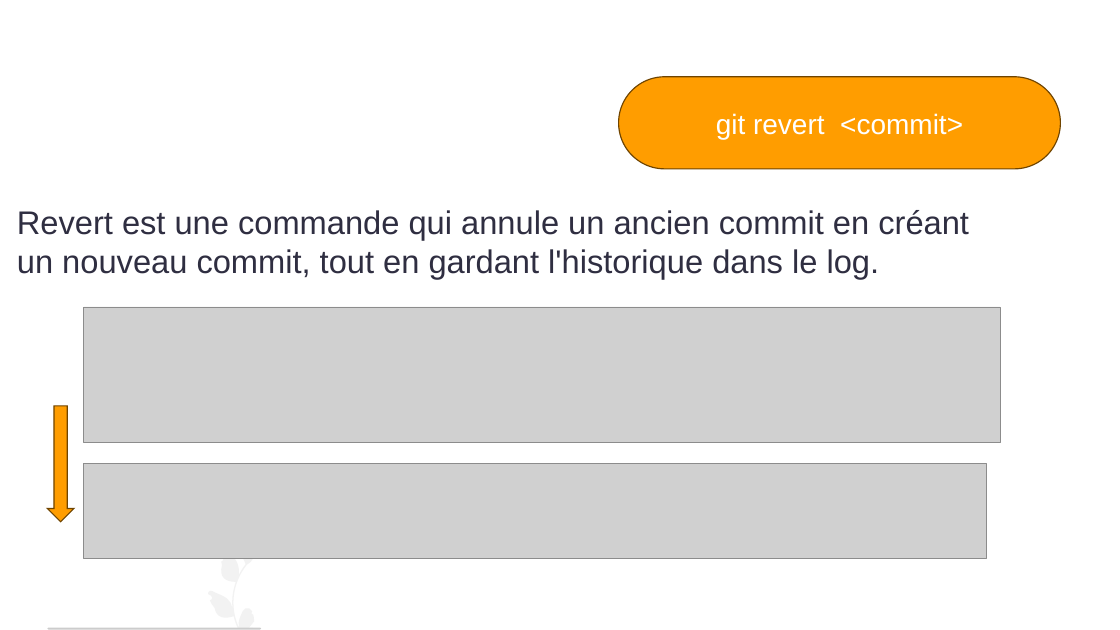
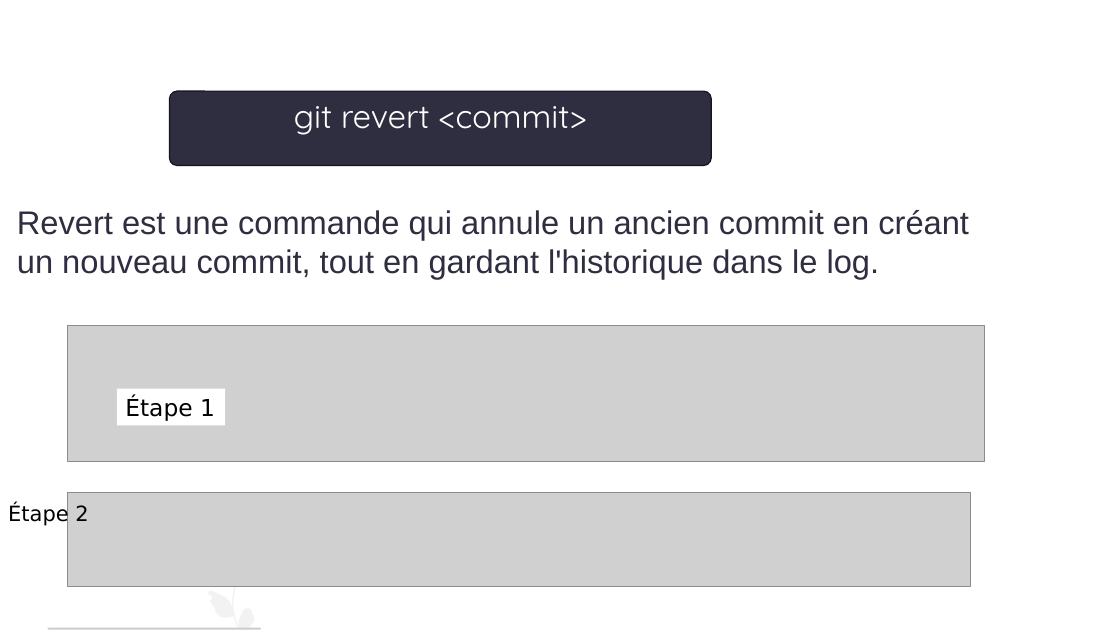
Before and after one commit to AbdessamadAbdaoui/Presentation_Git, a slide deck: slide 12 of presentation_Git.pptx. Drawn at 1120x630 pixels with LibreOffice and Linux fonts; fonts in the diff are those of the drawing; grey boxes stand for pictures. Boxes give left, top, right and bottom in pixels: in the first picture for what was removed or moved away, otherwise in the second. Text is boxed around its words. In the diff, an @@ line names an element or a change of style, - is before the commit and + after.

```diff
--- a/presentation_Git.pptx
+++ b/presentation_Git.pptx
@@ rounded rectangle "git revert <commit>": place and size @@
-rounded rectangle "git revert <commit>" at (618,76,1060,169)
+rounded rectangle "git revert <commit>" at (170,91,712,166)
@@ rounded rectangle "git revert <commit>" at (170,91,712,166): size 24 to 28 pt, font Arial to Quicksand; fill #FF9D00 to #2F2E41; outline #704500 1 pt to #15141C 1 pt; proportions changed @@
@@ picture: place and size @@
-picture at (84,307,1001,442)
+picture at (68,326,985,461)
@@ rectangle added at (8,352,117,389), fill #FFFFFF, 20 pt, text #000000 @@
+Étape 1
@@ down arrow removed at (47,406,74,522) @@
@@ text added at (8,504,88,526), 18 pt, text #000000 @@
+Étape 2
@@ picture: place and size @@
-picture at (84,464,986,559)
+picture at (68,492,970,587)
```
Also in this commit, not shown: 10 other slides changed, 4 slides added, 10 slides removed.
